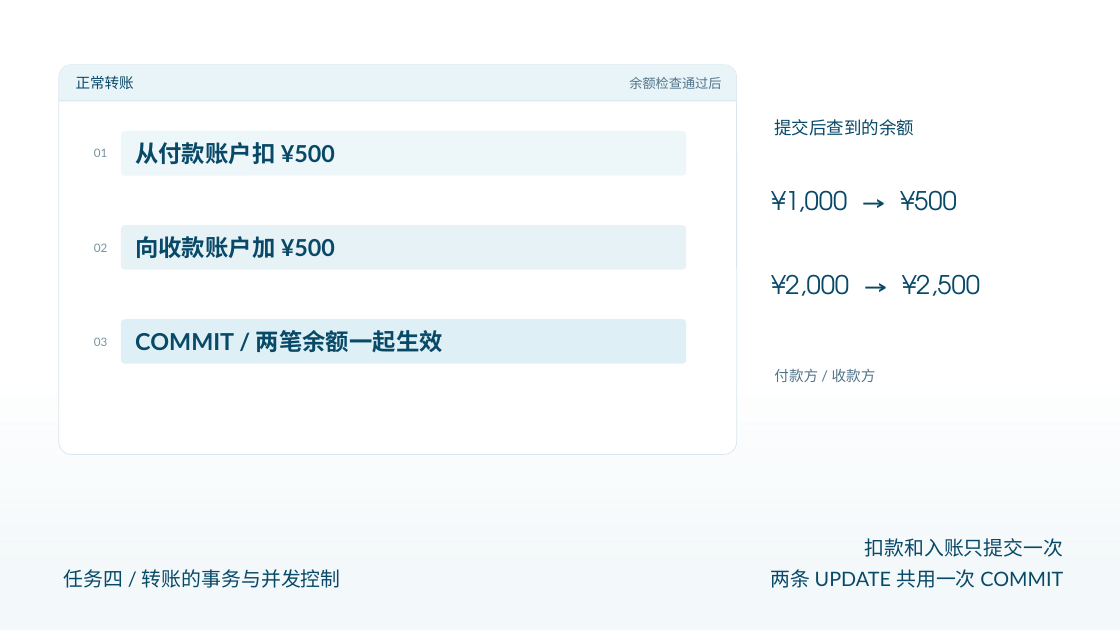
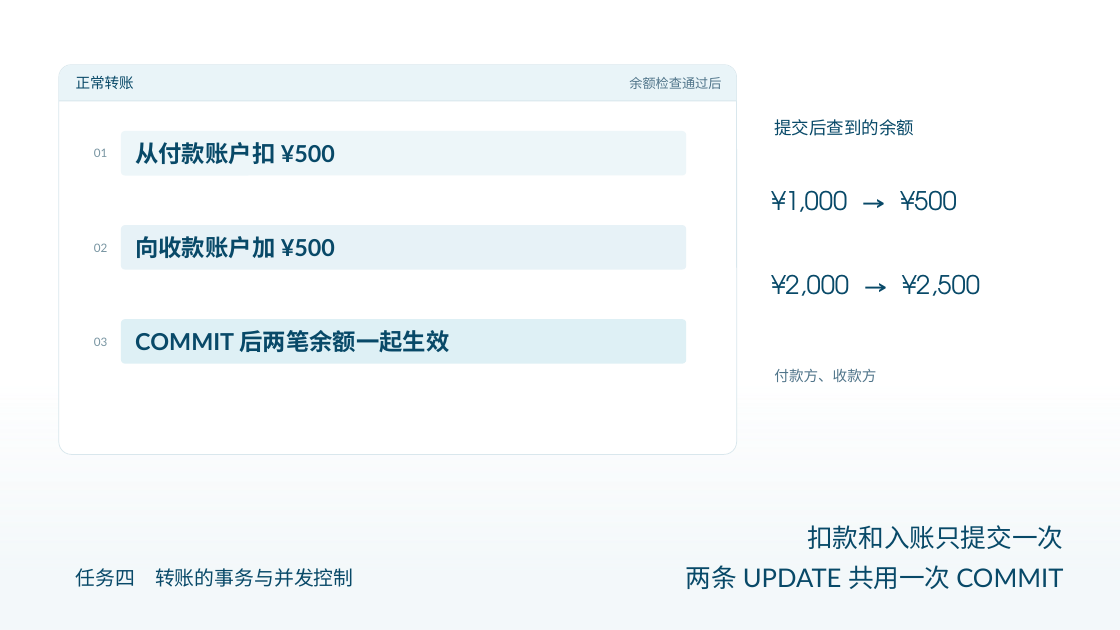
Before and after one commit to AurLemon/pageslip-demo, a slide deck: slide 4 of presentations/task-4-transactions.pptx. Drawn at 1120x630 pixels with LibreOffice and Linux fonts; fonts in the diff are those of the drawing. Boxes give left, top, right and bottom in pixels: in the first picture for what was removed or moved away, otherwise in the second. Text is boxed around its words. In the diff, an @@ line names an element or a change of style, - is before the commit and + after.

```diff
--- a/presentations/task-4-transactions.pptx
+++ b/presentations/task-4-transactions.pptx
@@ text at (135,330,449,352): text changed @@
-COMMIT / 两笔余额一起生效
+COMMIT 后两笔余额一起生效
@@ text at (774,369,876,382): text changed @@
-付款方 / 收款方
+付款方、收款方
@@ text "扣款和入账只提交一次" at (807,525,1063,549): size 17 to 22 pt @@
@@ text "扣款和入账只提交一次": place and size @@
-text "扣款和入账只提交一次" at (865,538,1064,557)
+text "扣款和入账只提交一次" at (807,525,1063,549)
@@ text at (76,568,354,587): text changed @@
-任务四 / 转账的事务与并发控制
+任务四 转账的事务与并发控制
@@ text "两条 UPDATE 共用一次 COMMIT" at (686,565,1063,589): size 17 to 22 pt @@
```
Also in this commit, not shown: 21 other slides changed, 1 other file.
